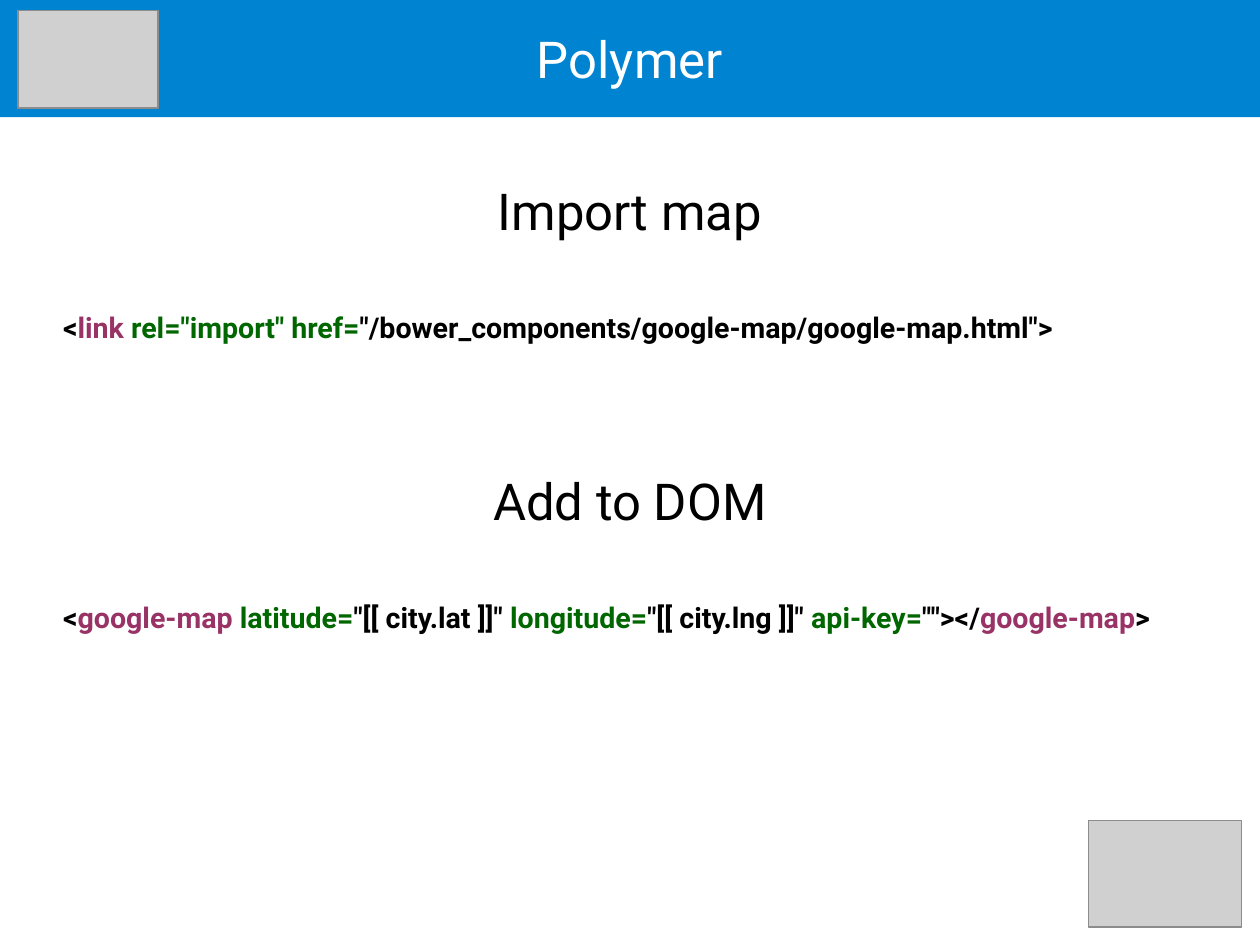
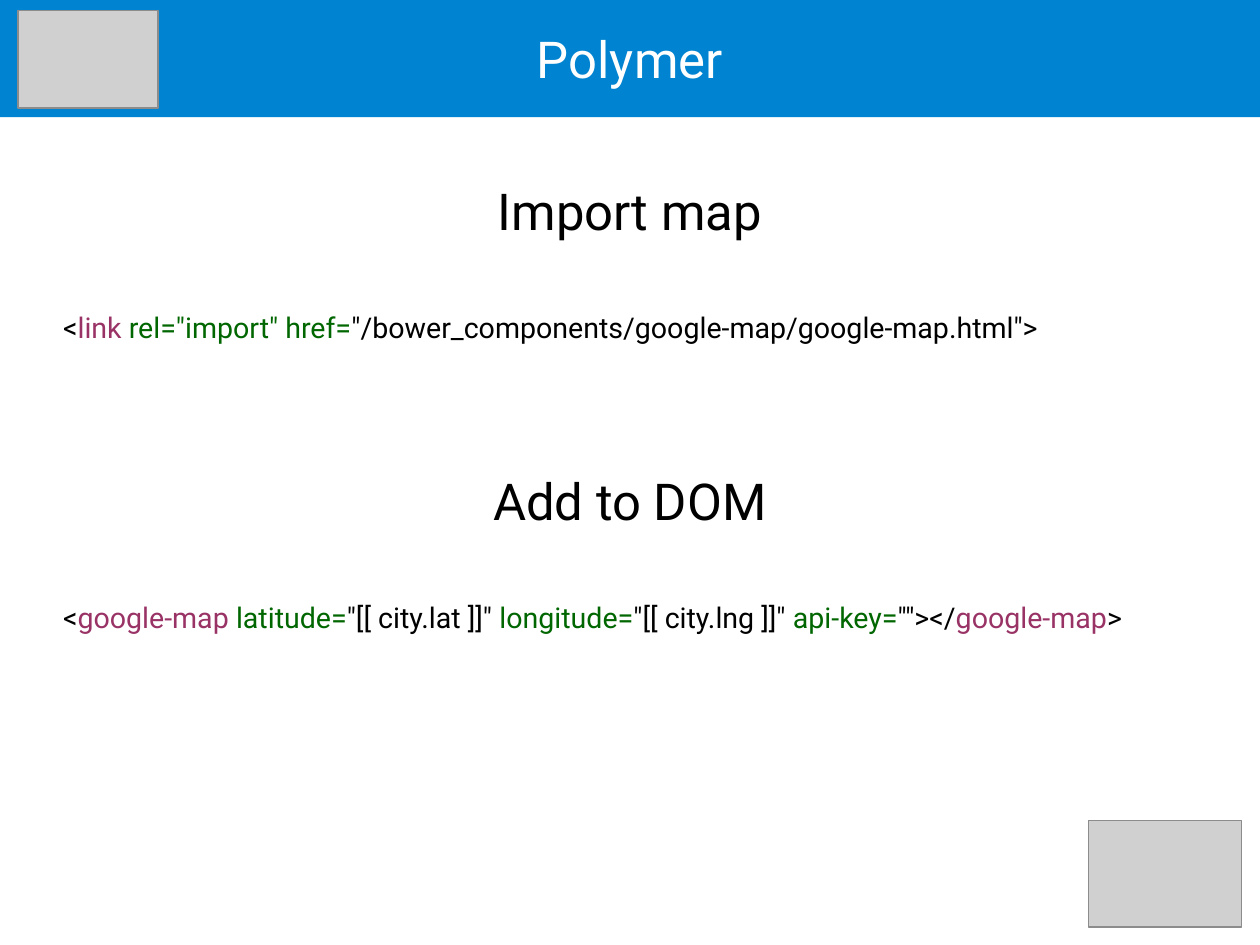
Before and after one commit to gerard-payne/polymer-demo, a slide deck: slide 23 of polymer 2 tutorial.odp. Drawn at 1260x945 pixels with LibreOffice and Linux fonts; fonts in the diff are those of the drawing; grey boxes stand for pictures. Boxes give left, top, right and bottom in pixels: in the first picture for what was removed or moved away, otherwise in the second. Text is boxed around its words. In the diff, an @@ line names an element or a change of style, - is before the commit and + after.

Commit message:
fixed broken fonts on osx

```diff
--- a/polymer 2 tutorial.odp
+++ b/polymer 2 tutorial.odp
@@ text at box(63, 316, 1037, 344): bold off in "<link rel="import" href="/bower_components/google-map/google ..." @@
@@ text at box(63, 604, 1122, 634): bold off @@
```
Also in this commit, not shown: 19 other slides changed.
